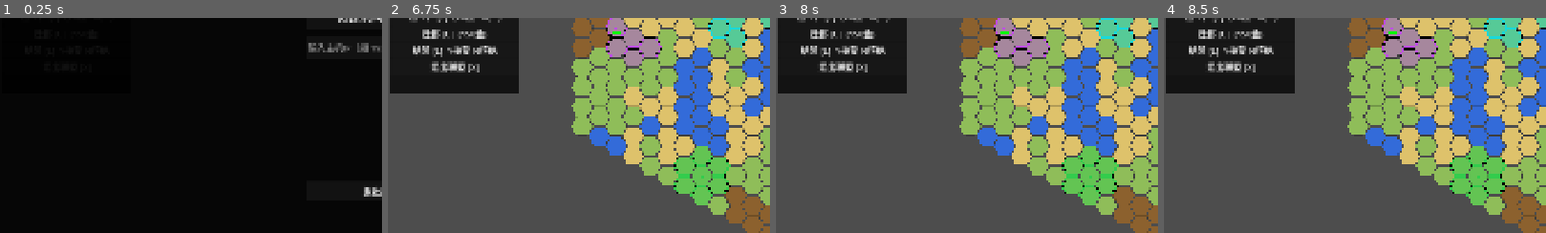
Above: before the commit, frames 1-4 (left to right).
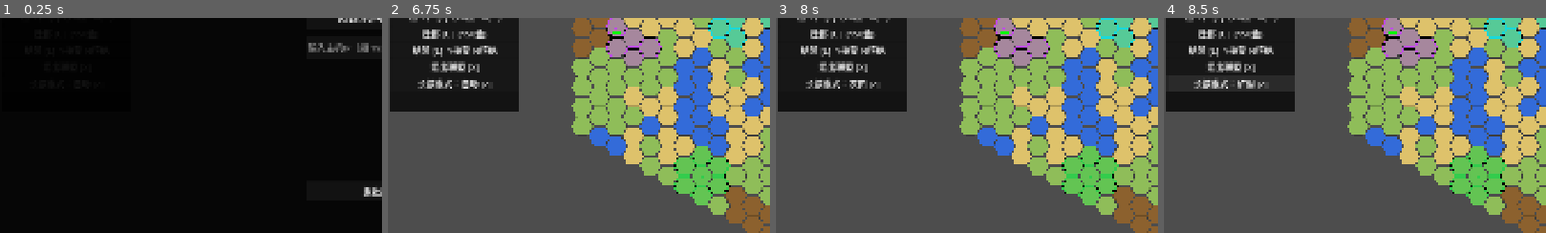
Above: after the commit, the same moments.

Repository: wyh20120703-del/empire-game
Game: Godot game, scene res://scenes/main.tscn
Two runs of this game, one before a commit and one after it. Both use one fixed random seed, a clock stepped at 60 frames per second and the inputs below.
Inputs (mouse positions are % of the whole screen's width and height, from its top left):
- Up to frame 1 (0.25 s): no input
- Up to frame 2 (6.75 s): click (9, 65) at 0.5 s, where only the run after the commit has a clickable "长按模式：自动 [Z]"; click "结盟 [L] Y接受 N拒绝" at 1.25 s; click "将军 [J] (120金) 自动派兵" at 2 s; click "将军模式：进攻 [P]" at 2.75 s; click "文臣 [M] (100金) 产量+35%" at 3.5 s; click "粮→产 [T] (20粮=10产)" at 4.25 s; click "迁都 [C] (150金)" at 5 s; click "结盟 [L] Y接受 N拒绝" at 5.75 s; click "单机游戏" at 6.5 s
- Up to frame 3 (8 s): tap Enter at 7.25 s; move the mouse to (72, 45) at 7.27 s; hold D from 7.28 s (still down); tap Z at 7.35 s; click (72, 45) at 7.42 s
- Up to frame 4 (8.5 s): release D at 8 s; click (9, 65) at 8 s, where only the run after the commit has a clickable "长按模式：农田 [Z]"
The pictures show only the part of the screen within x 0-50%, y 50-100%; the shares and areas given below are measured in that part.

The runs differ from the first frame. In frame 2, 3.4% of the frame differs, in the area x 0-35%, y 27-44%; in frame 3, 3.4%; in frame 4, 3.5%.

Commit message:
AI首都被威胁时自动防御

Diff:
--- a/scripts/Army.gd
+++ b/scripts/Army.gd
@@ -5,8 +5,9 @@
 var hex_pos: Vector2i
 var hp: int = 1000
 var max_hp: int = 1000
-var attack: int = 150
+var attack: int = 350
 var nation_color: Color = Color.WHITE
+var move_cooldown: float = 0.0
 
 const HEX_SIZE = 55.0
 
--- a/scripts/GameManager.gd
+++ b/scripts/GameManager.gd
@@ -31,6 +31,7 @@
 var is_net_authority: bool = true
 var _net_timer: float = 0.0
 const _NET_INTERVAL := 1.0
+var _territory_dirty: bool = false
 
 var _peer_to_nation: Dictionary = {}
 var _player_nation_ids: Array = []
@@ -77,8 +78,8 @@
 		# 首都要塞：2000 血，不可绕过
 		var cap_g = _create_garrison(i, positions[i])
 		cap_g.is_capital = true
-		cap_g.hp = 2000
-		cap_g.max_hp = 2000
+		cap_g.hp = 2100
+		cap_g.max_hp = 2100
 		cap_g.attack = 120
 		nations.append(n)
 
@@ -128,6 +129,9 @@
 func _process(delta: float):
 	if not game_active:
 		return
+	for a in armies:
+		if is_instance_valid(a) and a.move_cooldown > 0.0:
+			a.move_cooldown -= delta
 	if not is_net_authority:
 		return
 	resource_timer += delta
@@ -194,6 +198,7 @@
 	var old_owner = hex_map.get_tile_owner(hex)
 	hex_map.claim_territory(hex, nation_id)
 	if old_owner != nation_id:
+		_territory_dirty = true
 		var n = _get_nation(nation_id)
 		if n:
 			n.population += 10
@@ -242,16 +247,17 @@
 	var new_g = _get_garrison_at(new_hex)
 	if new_g != null:
 		new_g.is_capital = true
-		new_g.max_hp = 2000
+		new_g.max_hp = 2100
 		new_g.hp = min(new_g.hp + 500, new_g.max_hp)
 		new_g.attack = 120
 		new_g.queue_redraw()
 	else:
 		var cap_g = _create_garrison(nation_id, new_hex)
 		cap_g.is_capital = true
-		cap_g.hp = 2000
-		cap_g.max_hp = 2000
+		cap_g.hp = 2100
+		cap_g.max_hp = 2100
 		cap_g.attack = 120
+	_territory_dirty = true
 	nation_resource_updated.emit(nation_id)
 	return true
 
@@ -291,6 +297,7 @@
 	n.farms_built += 1
 	hex_map.farm_data[hex] = nation_id
 	hex_map.queue_redraw()
+	_territory_dirty = true
 	nation_resource_updated.emit(nation_id)
 	return true
 
@@ -302,6 +309,7 @@
 	n.mines_built += 1
 	hex_map.mine_data[hex] = nation_id
 	hex_map.queue_redraw()
+	_territory_dirty = true
 	nation_resource_updated.emit(nation_id)
 	return true
 
@@ -445,6 +453,8 @@
 	return army
 
 func try_move_army(army, target_hex: Vector2i) -> bool:
+	if army.move_cooldown > 0.0:
+		return false
 	if not hex_map.is_passable(target_hex):
 		return false
 	if not target_hex in hex_map.get_neighbors(army.hex_pos):
@@ -469,6 +479,7 @@
 
 	# 无阻碍：正常移动
 	army.move_to(target_hex)
+	army.move_cooldown = 0.5
 
 	_claim_tile(target_hex, army.nation_id)
 	_resolve_combat(target_hex, army)
@@ -624,6 +635,7 @@
 	var conquered_tiles = hex_map.get_nation_tiles(nation_id)
 	hex_map.transfer_all_tiles(nation_id, conqueror_id)
 	hex_map.transfer_buildings(nation_id, conqueror_id)
+	_territory_dirty = true
 	var n_conq = _get_nation(conqueror_id)
 	if n_conq:
 		n_conq.population += conquered_tiles.size() * 10
@@ -928,8 +940,31 @@
 					if can_build_mine_at(n.id, tile):
 						try_build_mine(n.id, tile)
 						break
+		# 首都防御：周围2格有敌军时，优先在首都周围建部署地和军队
+		var capital_under_threat = false
+		if n.production >= 30:
+			var threat_hexes = []
+			for nb1 in hex_map.get_neighbors(n.capital_pos):
+				threat_hexes.append(nb1)
+				for nb2 in hex_map.get_neighbors(nb1):
+					if not nb2 in threat_hexes:
+						threat_hexes.append(nb2)
+			for th in threat_hexes:
+				var enemy_there = false
+				for a in armies:
+					if is_instance_valid(a) and a.hex_pos == th and a.nation_id != n.id and not are_allied(n.id, a.nation_id):
+						enemy_there = true; break
+				if enemy_there:
+					capital_under_threat = true; break
+			if capital_under_threat:
+				for nb in hex_map.get_neighbors(n.capital_pos):
+					if can_build_garrison_at(n.id, nb):
+						try_build_garrison(n.id, nb)
+						break
+				if n.can_build_army():
+					try_build_army(n.id)
 		# 尝试建造部署地（在前线空草地）
-		if n.production >= 30:
+		if not capital_under_threat and n.production >= 30:
 			var tiles = hex_map.get_nation_tiles(n.id)
 			for tile in tiles:
 				if can_build_garrison_at(n.id, tile):
@@ -1204,11 +1239,17 @@
 	var caps = {}
 	for hex in hex_map.capital_data:
 		caps["%d_%d" % [hex.x, hex.y]] = hex_map.capital_data[hex]
-	return {
+	var result = {
 		"nations": nd_arr, "armies": army_arr, "garrisons": gar_arr,
-		"owner": own, "farms": farms, "mines": mines, "caps": caps,
 		"alliances": alliances.duplicate(true), "active": game_active
 	}
+	if _territory_dirty:
+		result["owner"] = own
+		result["farms"] = farms
+		result["mines"] = mines
+		result["caps"] = caps
+		_territory_dirty = false
+	return result
 
 func _apply_state(state: Dictionary):
 	# 更新各国数据
--- a/scripts/Main.gd
+++ b/scripts/Main.gd
@@ -27,6 +27,9 @@
 var dragging: bool = false
 var _left_holding: bool = false
 var _drag_build_last_hex: Vector2i = Vector2i(-999, -999)
+# 长按建造模式：0=自动(军队/部署地) 1=农田 2=矿洞
+var _drag_mode: int = 0
+var _drag_mode_btn: Button
 var relocate_mode: bool = false
 var ally_mode: bool = false
 var missile_mode: bool = false
@@ -140,7 +143,7 @@
 	# ── 左下：操作按钮（单列） ──
 	var bot_bg = ColorRect.new()
 	bot_bg.color = Color(0, 0, 0, 0.75)
-	bot_bg.size = Vector2(320, 346)
+	bot_bg.size = Vector2(320, 390)
 	bot_bg.position = Vector2(8, 386)
 	ui_layer.add_child(bot_bg)
 
@@ -195,6 +198,13 @@
 	leave_ally_btn.position = Vector2(8, y); leave_ally_btn.size = Vector2(W, SH)
 	leave_ally_btn.add_theme_font_size_override("font_size", FS)
 	leave_ally_btn.pressed.connect(_on_leave_alliance_pressed); ui_layer.add_child(leave_ally_btn)
+	y += SH + GAP
+
+	_drag_mode_btn = Button.new()
+	_drag_mode_btn.text = "长按模式：自动 [Z]"
+	_drag_mode_btn.position = Vector2(8, y); _drag_mode_btn.size = Vector2(W, SH)
+	_drag_mode_btn.add_theme_font_size_override("font_size", FS)
+	_drag_mode_btn.pressed.connect(_on_drag_mode_pressed); ui_layer.add_child(_drag_mode_btn)
 	y += SH + GAP
 
 	missile_btn = Button.new()
@@ -323,6 +333,7 @@
 			KEY_N: _on_decline_alliance()
 			KEY_X: _on_leave_alliance_pressed()
 			KEY_Q: _on_missile_pressed()
+			KEY_Z: _on_drag_mode_pressed()
 
 func _on_left_click():
 	var world_pos = get_global_mouse_position()
@@ -635,16 +646,35 @@
 	var n = game_manager.get_player_nation()
 	if n == null or n.is_defeated:
 		return
-	if game_manager.can_deploy_at(game_manager.PLAYER_ID, hex):
-		if _is_client():
-			_send_net_action("build_army", {"hex": hex})
-		elif game_manager.try_build_army(game_manager.PLAYER_ID, hex) != null:
-			_update_resource_display()
-	elif game_manager.can_build_garrison_at(game_manager.PLAYER_ID, hex):
-		if _is_client():
-			_send_net_action("build_garrison", {"hex": hex})
-		elif game_manager.try_build_garrison(game_manager.PLAYER_ID, hex) != null:
-			_update_resource_display()
+	match _drag_mode:
+		0: # 自动：军队/部署地
+			if game_manager.can_deploy_at(game_manager.PLAYER_ID, hex):
+				if _is_client():
+					_send_net_action("build_army", {"hex": hex})
+				elif game_manager.try_build_army(game_manager.PLAYER_ID, hex) != null:
+					_update_resource_display()
+			elif game_manager.can_build_garrison_at(game_manager.PLAYER_ID, hex):
+				if _is_client():
+					_send_net_action("build_garrison", {"hex": hex})
+				elif game_manager.try_build_garrison(game_manager.PLAYER_ID, hex) != null:
+					_update_resource_display()
+		1: # 农田
+			if game_manager.can_build_farm_at(game_manager.PLAYER_ID, hex):
+				if _is_client():
+					_send_net_action("build_farm", {"hex": hex})
+				elif game_manager.try_build_farm(game_manager.PLAYER_ID, hex):
+					_update_resource_display()
+		2: # 矿洞
+			if game_manager.can_build_mine_at(game_manager.PLAYER_ID, hex):
+				if _is_client():
+					_send_net_action("build_mine", {"hex": hex})
+				elif game_manager.try_build_mine(game_manager.PLAYER_ID, hex):
+					_update_resource_display()
+
+func _on_drag_mode_pressed():
+	_drag_mode = (_drag_mode + 1) % 3
+	var labels = ["自动", "农田", "矿洞"]
+	_drag_mode_btn.text = "长按模式：%s [Z]" % labels[_drag_mode]
 
 func _on_resource_updated(nation_id: int):
 	if nation_id == game_manager.PLAYER_ID:
